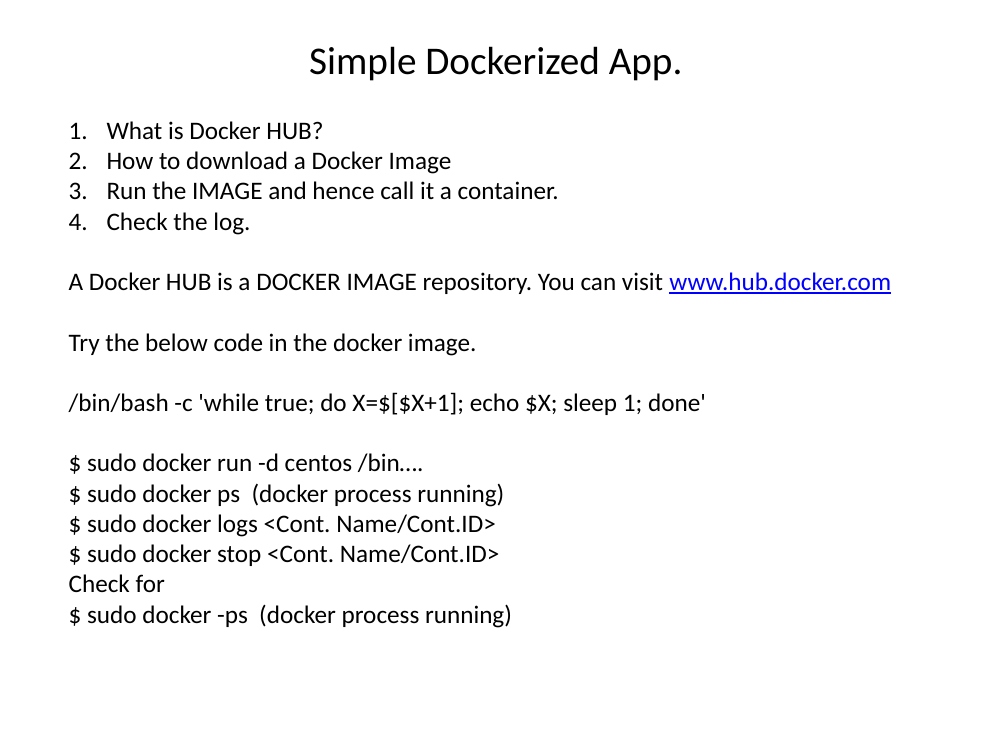
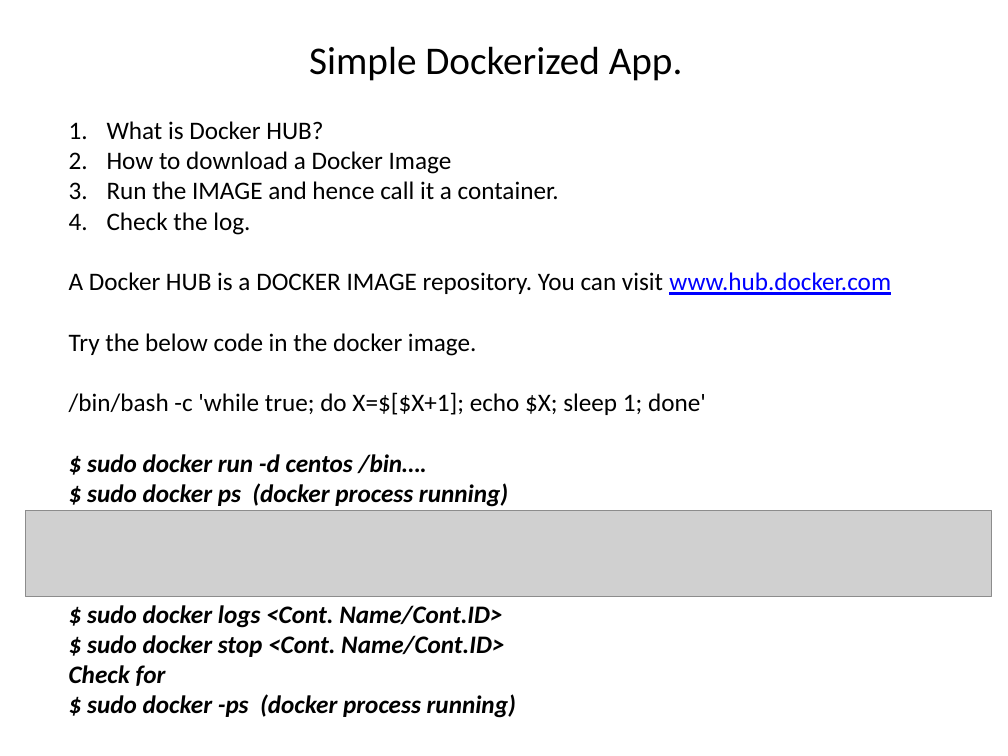
Before and after one commit to zameerpasha/DevopsTrainingRepo, a slide deck: slide 7 of Dockers/Docker_Tutorial.pptx. Drawn at 1008x756 pixels with LibreOffice and Linux fonts; fonts in the diff are those of the drawing; grey boxes stand for pictures. Boxes give left, top, right and bottom in pixels: in the first picture for what was removed or moved away, otherwise in the second. Text is boxed around its words. In the diff, an @@ line names an element or a change of style, - is before the commit and + after.

Commit message:
updated Docker ppt with Networking concepts

```diff
--- a/Dockers/Docker_Tutorial.pptx
+++ b/Dockers/Docker_Tutorial.pptx
@@ text at (x1=69, y1=454, x2=516, y2=718): bold on, italic on in "$ sudo docker run -d centos /bin….", "$ sudo docker ps (docker process running)", "$ sudo docker logs <Cont. Name/Cont.ID>", "$ sudo docker stop <Cont. Name/Cont.ID>" and 2 more places @@
@@ picture added at (x1=25, y1=510, x2=991, y2=596) @@
```
Also in this commit, not shown: 2 other slides changed, 2 slides added.
